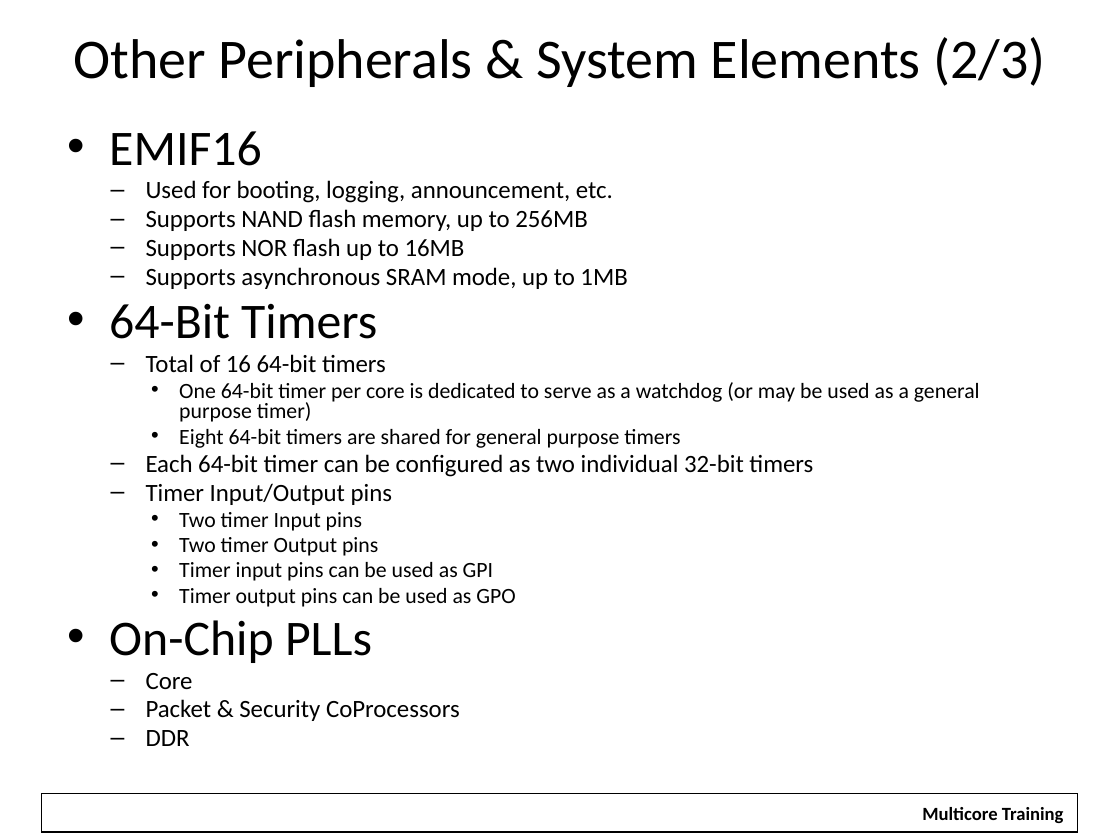
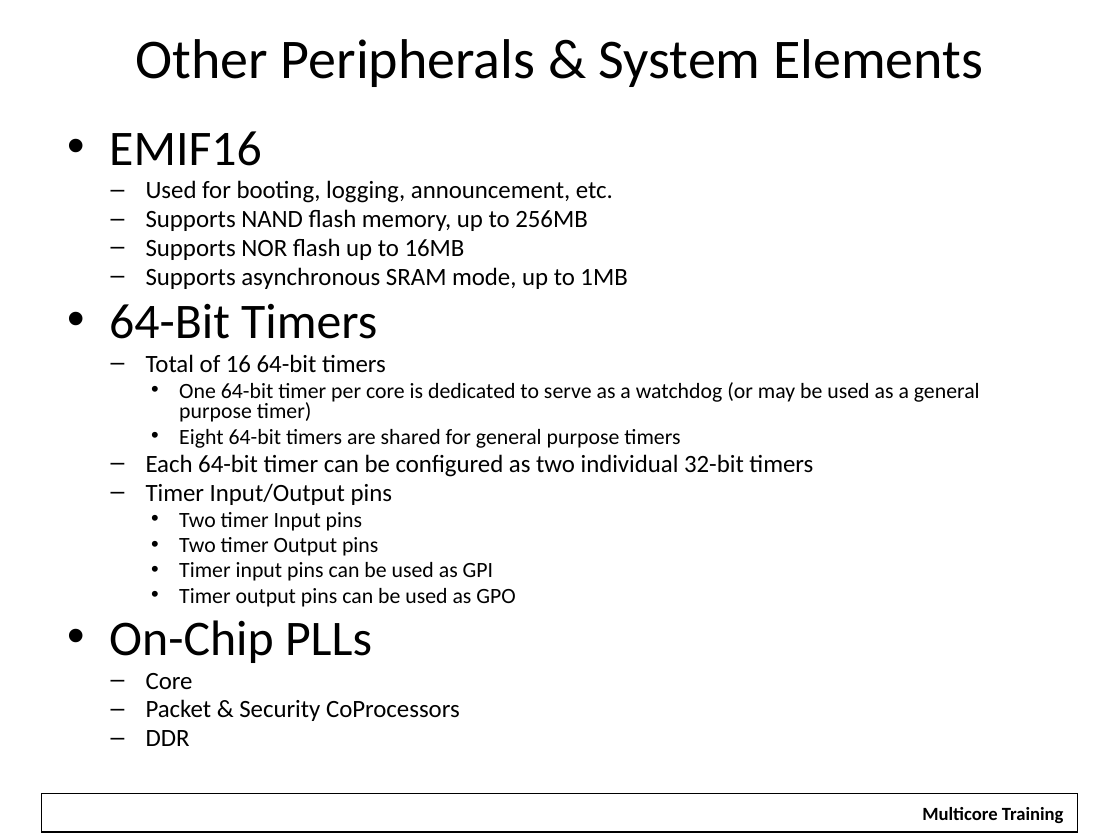
Before and after one commit to hari1989/keystone-workshop, a slide deck: slide 40 of slides/KeyStone Overview.pptx (slide 41 before the commit). Drawn at 1120x840 pixels with LibreOffice and Linux fonts; fonts in the diff are those of the drawing; background and template pictures are left out. Boxes give left, top, right and bottom in pixels: in the first picture for what was removed or moved away, otherwise in the second. Text is boxed around its words. In the diff, an @@ line names an element or a change of style, - is before the commit and + after.

```diff
--- a/slides/KeyStone Overview.pptx
+++ b/slides/KeyStone Overview.pptx
@@ title at (136,39,983,87): text changed @@
-Other Peripherals & System Elements (2/3)
+Other Peripherals & System Elements
```
Also in this commit, not shown: 1 other slide changed, 1 slide removed.
